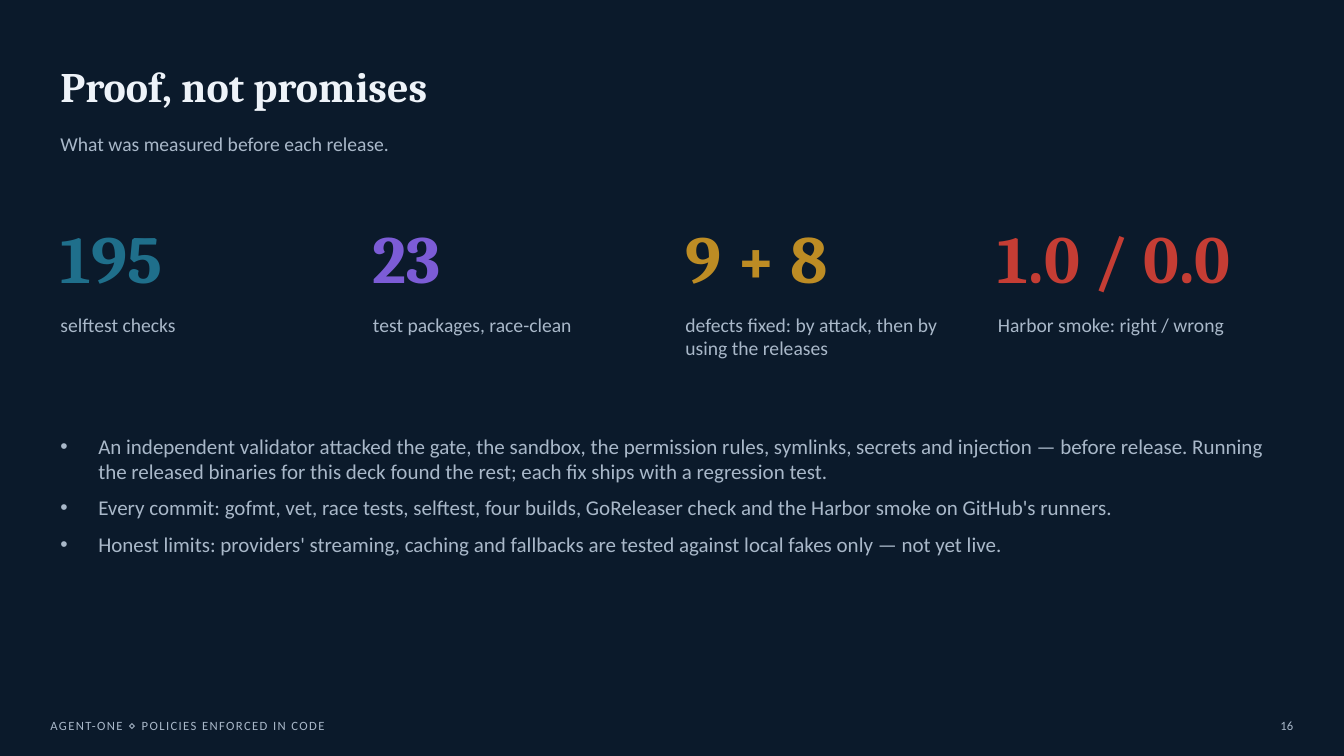
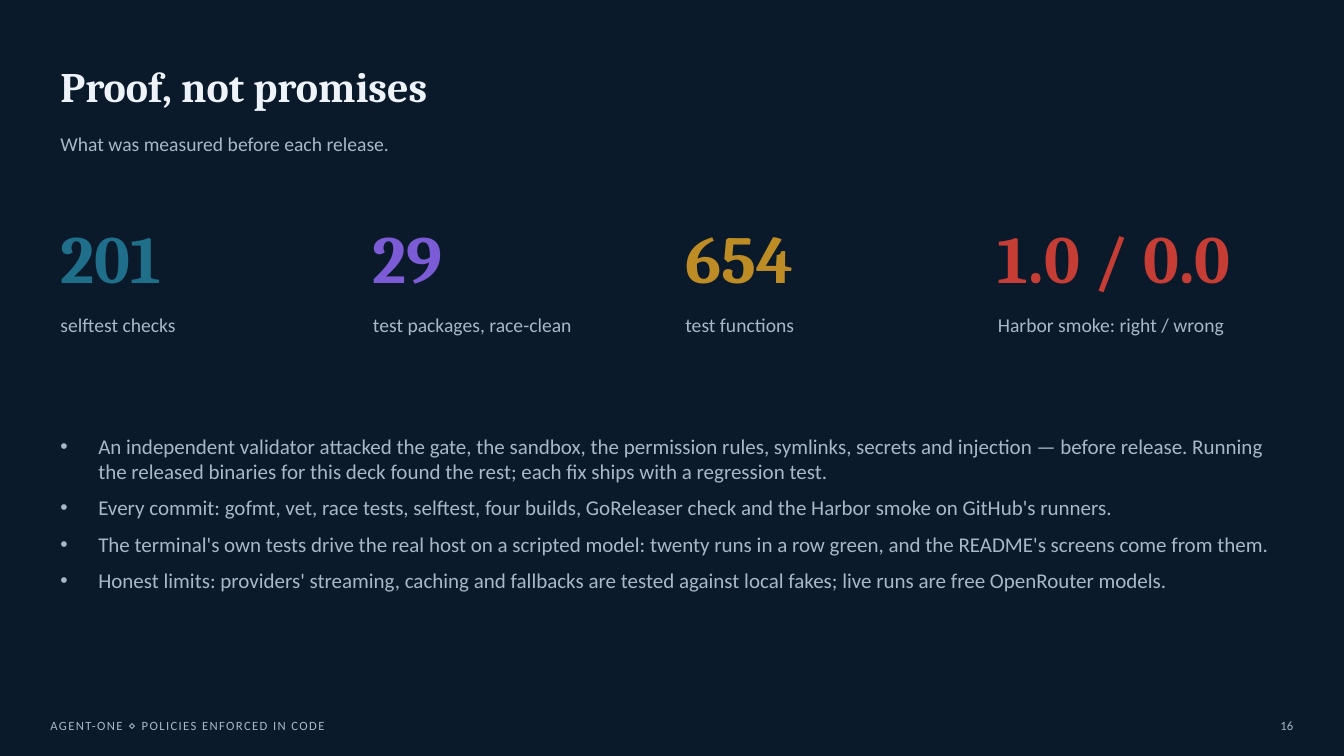
Before and after one commit to Kaginari/agent-one, a slide deck: slide 16 of presentations/agent-one-binary.pptx. Drawn at 1344x756 pixels with LibreOffice and Linux fonts; fonts in the diff are those of the drawing. Boxes give left, top, right and bottom in pixels: in the first picture for what was removed or moved away, otherwise in the second. Text is boxed around its words. In the diff, an @@ line names an element or a change of style, - is before the commit and + after.

```diff
--- a/presentations/agent-one-binary.pptx
+++ b/presentations/agent-one-binary.pptx
@@ text at bbox=[60, 237, 161, 284]: text changed @@
-195
+201
@@ text at bbox=[373, 237, 443, 284]: text changed @@
-23
+29
@@ text at bbox=[685, 237, 793, 284]: text changed @@
-9 + 8
+654
@@ text at bbox=[685, 318, 794, 332]: text changed @@
-defects fixed: by attack, then by using the releases
+test functions
@@ text at bbox=[98, 537, 1268, 592]: text changed @@
-• Honest limits: providers' streaming, caching and fallbacks are tested against local fakes only — not yet live.
+• The terminal's own tests drive the real host on a scripted model: twenty runs in a row green, and the README's screens come from them.
+• Honest limits: providers' streaming, caching and fallbacks are tested against local fakes; live runs are free OpenRouter models.
```
Also in this commit, not shown: 11 other slides changed, 1 slide added, 1 slide removed, 3 other files.
